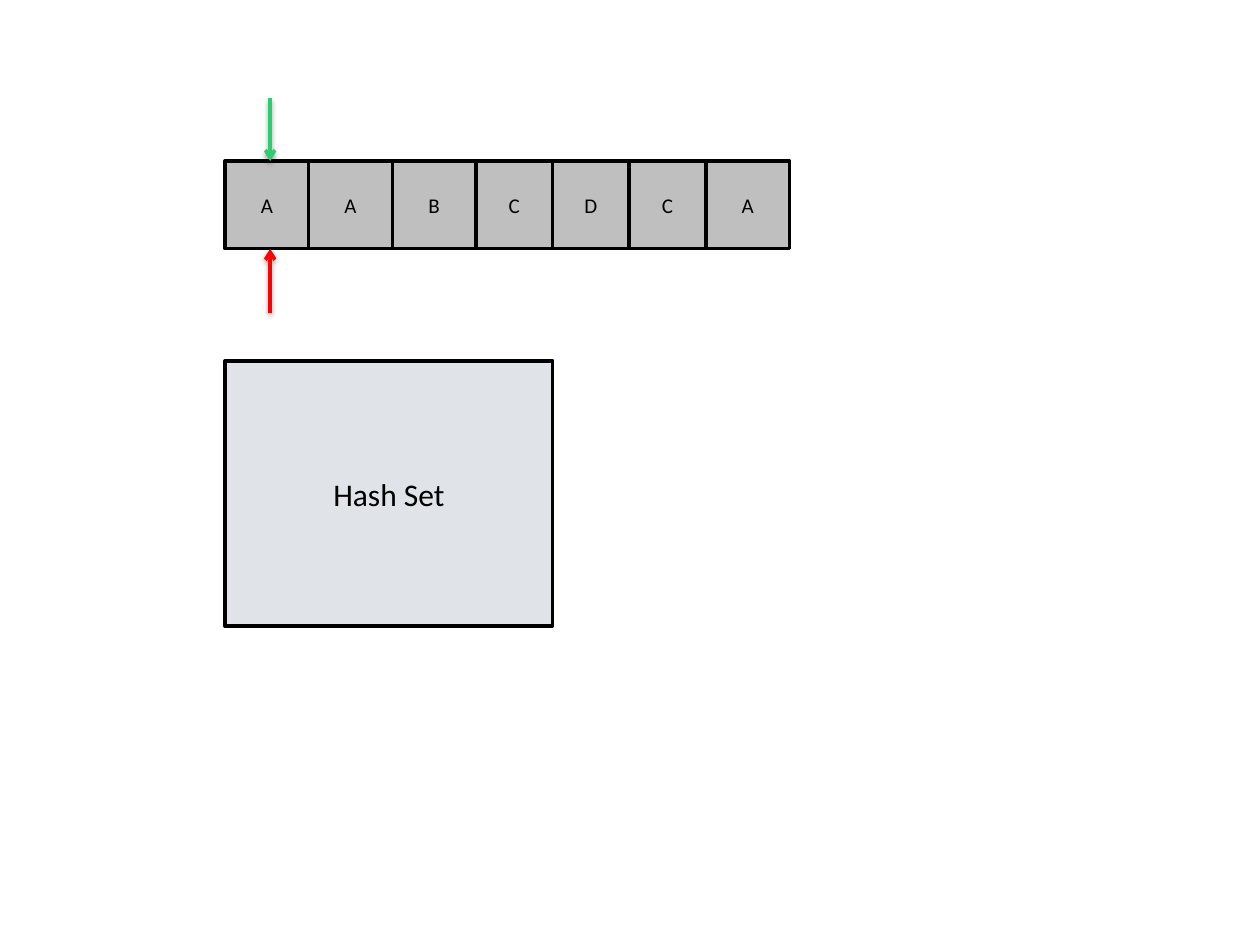
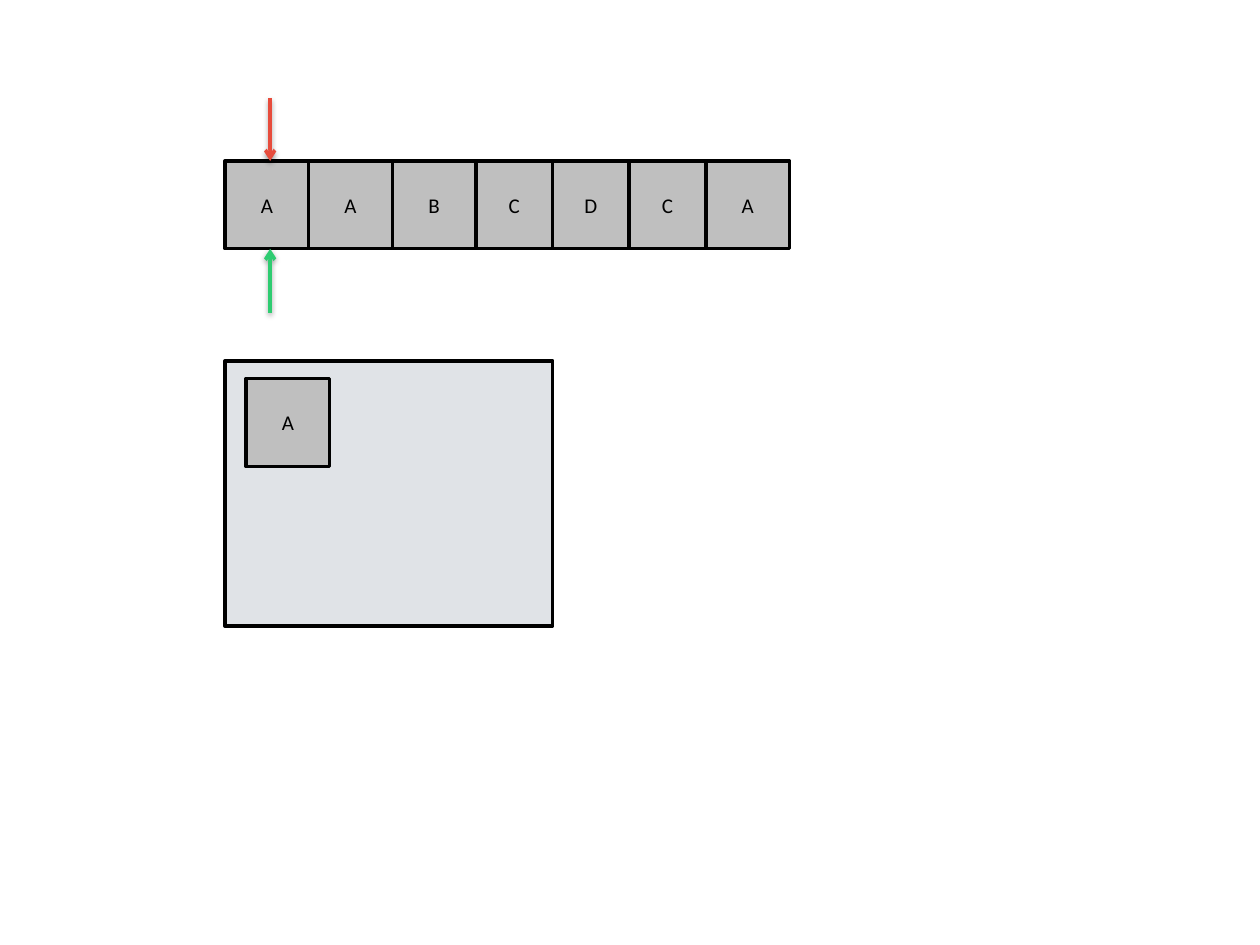
Before and after one commit to jainankit49/HackerGymContent, a slide deck: slide 51 of Images/imgs.pptx (slide 49 before the commit). Drawn at 1260x945 pixels with LibreOffice and Linux fonts; fonts in the diff are those of the drawing. Boxes give left, top, right and bottom in pixels: in the first picture for what was removed or moved away, otherwise in the second. Text is boxed around its words. In the diff, an @@ line names an element or a change of style, - is before the commit and + after.

```diff
--- a/Images/imgs.pptx
+++ b/Images/imgs.pptx
@@ arrow (270, 98) - (270, 161): stroke #2ECC71 2 pt to #E74C3C 2 pt @@
@@ arrow (270, 312) - (270, 248): stroke #FF0000 2 pt to #2ECC71 2 pt @@
@@ rectangle added at <box>246,379,329,467</box>, fill #BFBFBF, outline #000000 2 pt, 12 pt, text #000000 @@
+A
@@ text in rectangle at <box>333,484,444,507</box>: text removed @@
-Hash Set
```
Also in this commit, not shown: 10 other slides changed, 3 slides added.
